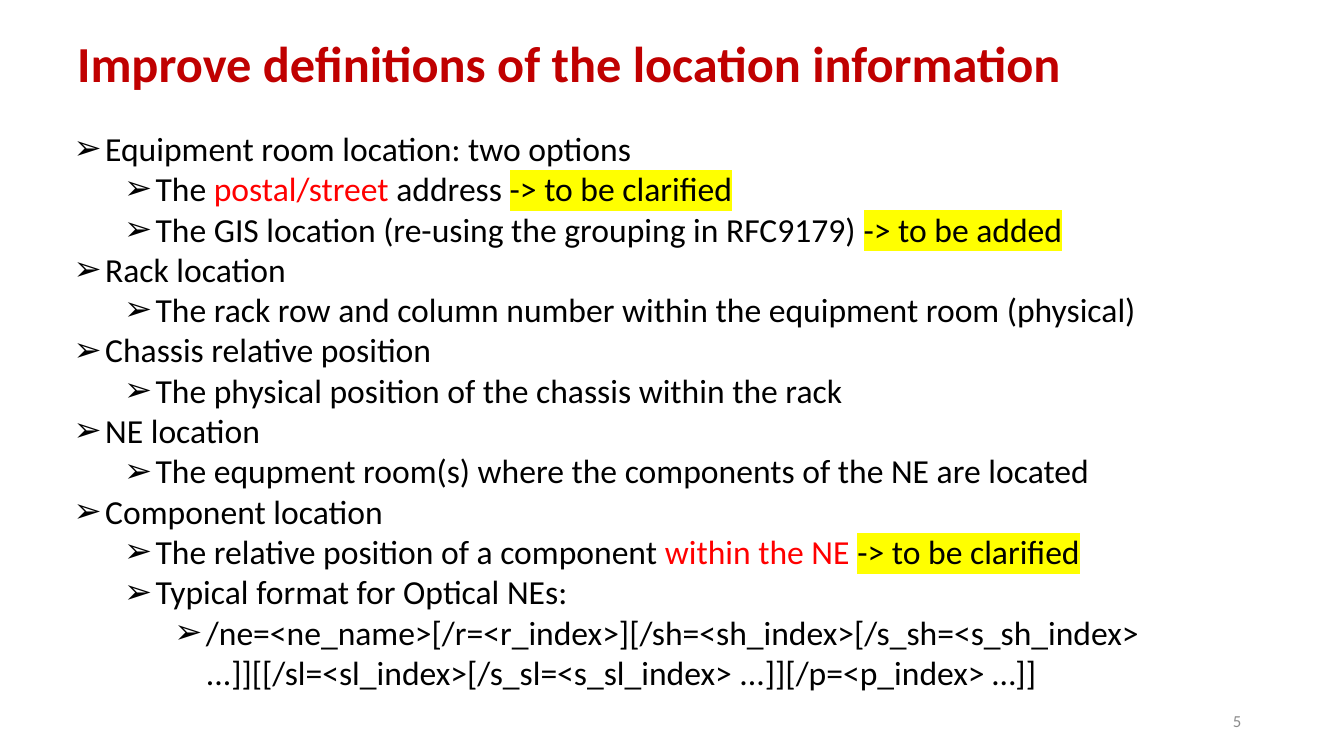
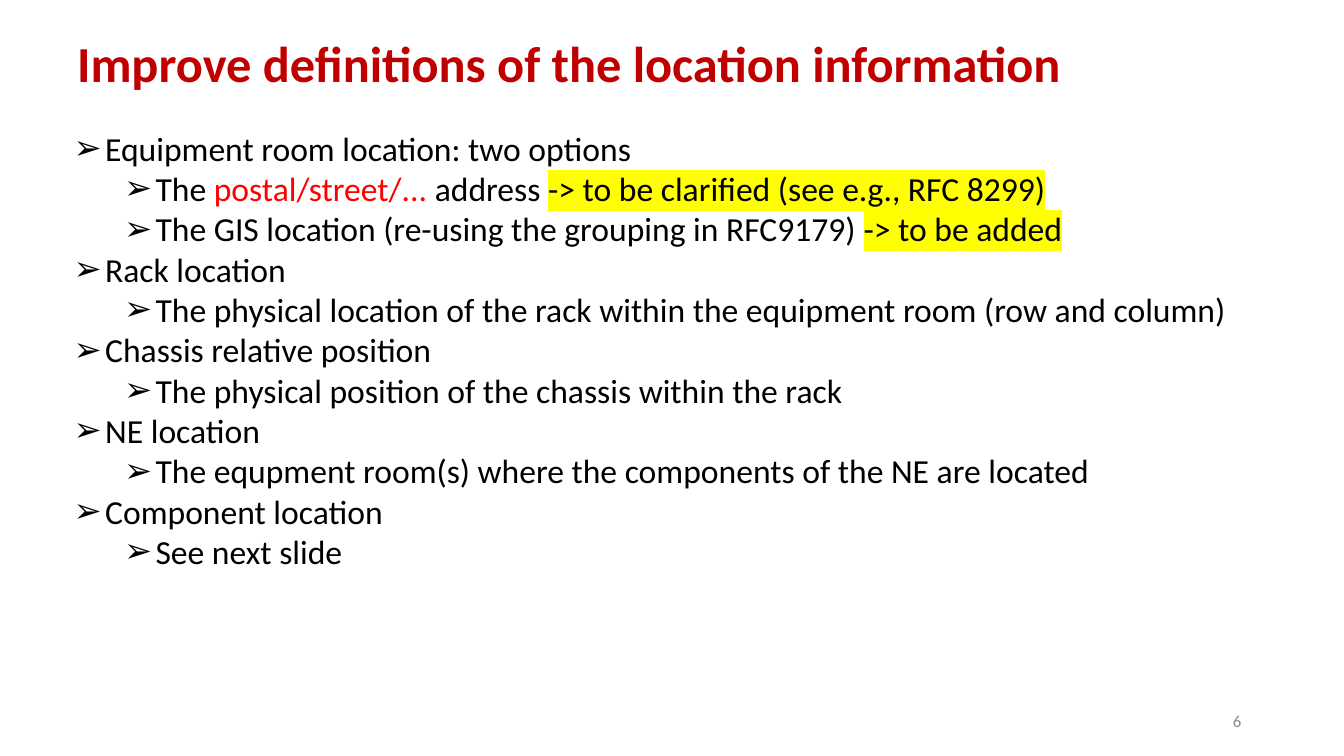
Before and after one commit to ietf-ccamp-wg/ietf-network-inventory, a slide deck: slide 6 of presentations/slides-116-ccamp-network-inventory-yang.pptx (slide 5 before the commit). Drawn at 1344x756 pixels with LibreOffice and Linux fonts; fonts in the diff are those of the drawing. Boxes give left, top, right and bottom in pixels: in the first picture for what was removed or moved away, otherwise in the second. Text is boxed around its words. In the diff, an @@ line names an element or a change of style, - is before the commit and + after.

```diff
--- a/presentations/slides-116-ccamp-network-inventory-yang.pptx
+++ b/presentations/slides-116-ccamp-network-inventory-yang.pptx
@@ text at <box>156,176,1045,207</box>: text changed @@
-  ➢ The postal/street address -> to be clarified
+  ➢ The postal/street/... address -> to be clarified (see e.g., RFC 8299)
@@ text at <box>156,297,1226,328</box>: text changed @@
-  ➢ The rack row and column number within the equipment room (physical)
+  ➢ The physical location of the rack within the equipment room (row and column)
@@ text at <box>156,540,342,565</box>: text changed @@
-  ➢ The relative position of a component within the NE -> to be clarified
-  ➢ Typical format for Optical NEs:
-    ➢ /ne=<ne_name>[/r=<r_index>][/sh=<sh_index>[/s_sh=<s_sh_index> ...]][[/sl=<sl_index>[/s_sl=<s_sl_index> ...]][/p=<p_index> …]]
+  ➢ See next slide
@@ page number at <box>1233,716,1241,727</box>: text changed @@
-5
+6
```
Also in this commit, not shown: 5 other slides changed, 2 slides added.
